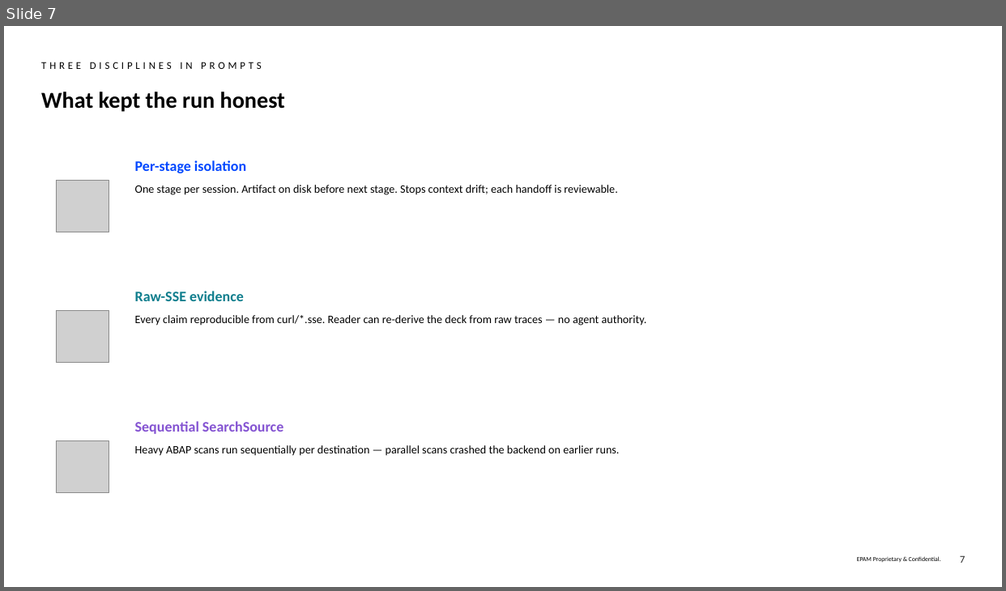
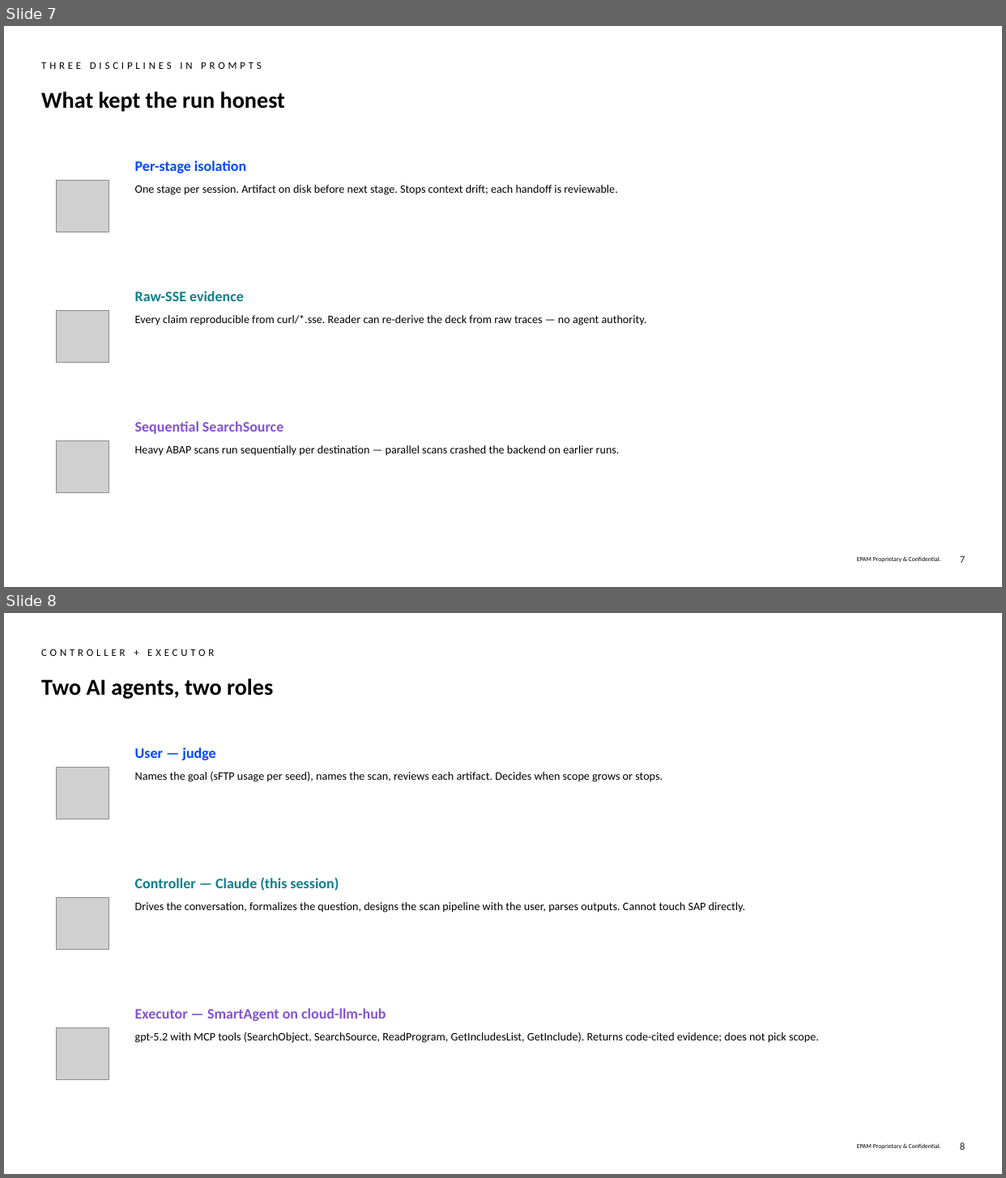
Before and after one commit to fr0ster/cloud-llm-hub, a slide deck: docs/tutorials/codebase-analysis/examples/report.simple-deck.pptx. Shown one above the other, each under a label of ours: slide 7 before the commit, slides 7 and 8 after it. The pictures are 1006x591 and 1006x1178 pixels, drawn with LibreOffice and Linux fonts; fonts in the diff are those of the drawing; grey boxes stand for pictures; background and template pictures are left out. Boxes give left, top, right and bottom in pixels: in the first picture for what was removed or moved away, otherwise in the second. Text is boxed around its words. In the diff, an @@ line names an element or a change of style, - is before the commit and + after.

```diff
--- a/docs/tutorials/codebase-analysis/examples/report.simple-deck.pptx
+++ b/docs/tutorials/codebase-analysis/examples/report.simple-deck.pptx
@@ slide 8 added at box(4, 613, 1002, 1174), background #FFFFFF; not listed: 2 template elements that a slide beside it also shows @@
@@ text added at box(41, 649, 214, 656), 10 pt, text #000000 @@
+CONTROLLER + EXECUTOR
@@ title added at box(41, 679, 273, 699), 22 pt, text #000000, bold @@
+Two AI agents, two roles
@@ text added at box(135, 747, 663, 782), 11 pt, text #000000 @@
+User — judge
+Names the goal (sFTP usage per seed), names the scan, reviews each artifact. Decides when scope grows or stops.
@@ picture added at box(57, 767, 108, 820) @@
@@ text added at box(135, 878, 745, 913), 11 pt, text #000000 @@
+Controller — Claude (this session)
+Drives the conversation, formalizes the question, designs the scan pipeline with the user, parses outputs. Cannot touch SAP directly.
@@ picture added at box(57, 897, 108, 950) @@
@@ text added at box(135, 1008, 819, 1043), 11 pt, text #000000 @@
+Executor — SmartAgent on cloud-llm-hub
+gpt-5.2 with MCP tools (SearchObject, SearchSource, ReadProgram, GetIncludesList, GetInclude). Returns code-cited evidence; does not pick scope.
@@ picture added at box(57, 1028, 108, 1080) @@
```
Also in this commit, not shown: 3 other slides added, 3 other files.
